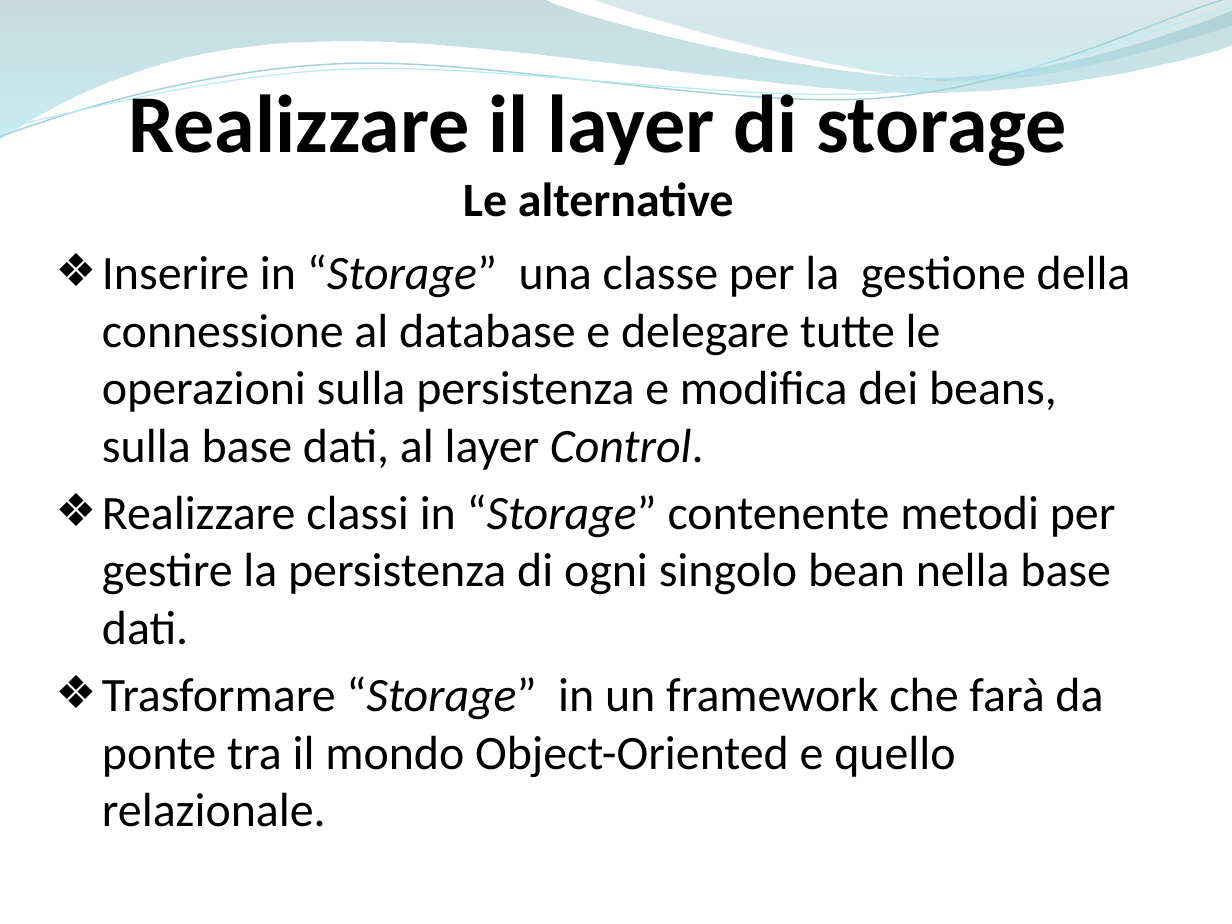
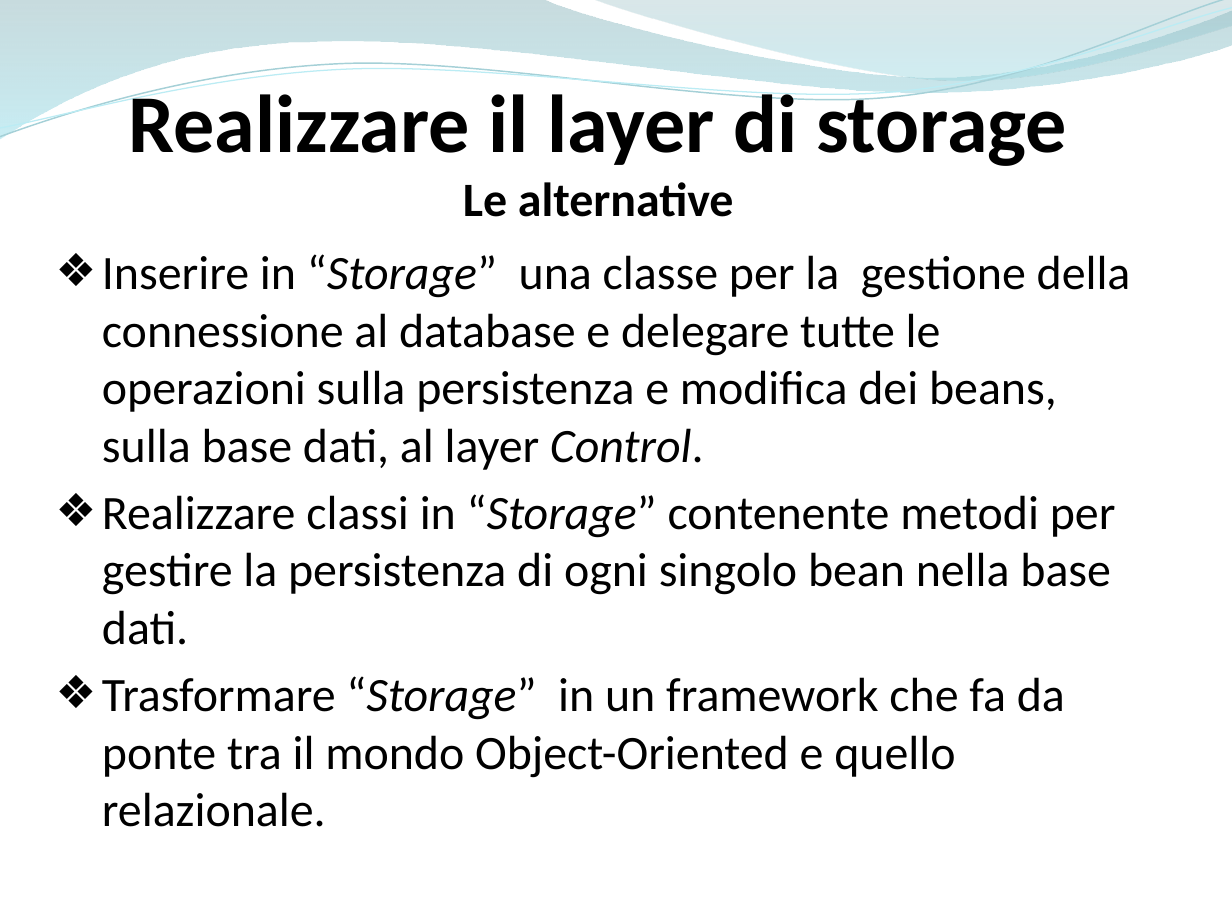
Before and after one commit to ammirate/at-silo, a slide deck: slide 58 of Presentazione/Atsilo1/[BOZZA] Atsilo_A_PresentazioneFinale copia.pptx. Drawn at 1232x924 pixels with LibreOffice and Linux fonts; fonts in the diff are those of the drawing. Boxes give left, top, right and bottom in pixels: in the first picture for what was removed or moved away, otherwise in the second. Text is boxed around its words. In the diff, an @@ line names an element or a change of style, - is before the commit and + after.

Commit message:
[WR] Corretto errore ortografico

```diff
--- a/Presentazione/Atsilo1/[BOZZA] Atsilo_A_PresentazioneFinale copia.pptx
+++ b/Presentazione/Atsilo1/[BOZZA] Atsilo_A_PresentazioneFinale copia.pptx
@@ text at (102,676,1065,827): text changed @@
-❖ Trasformare “Storage” in un framework che farà da ponte tra il mondo Object-Oriented e quello relazionale.
+❖ Trasformare “Storage” in un framework che fa da ponte tra il mondo Object-Oriented e quello relazionale.
```
